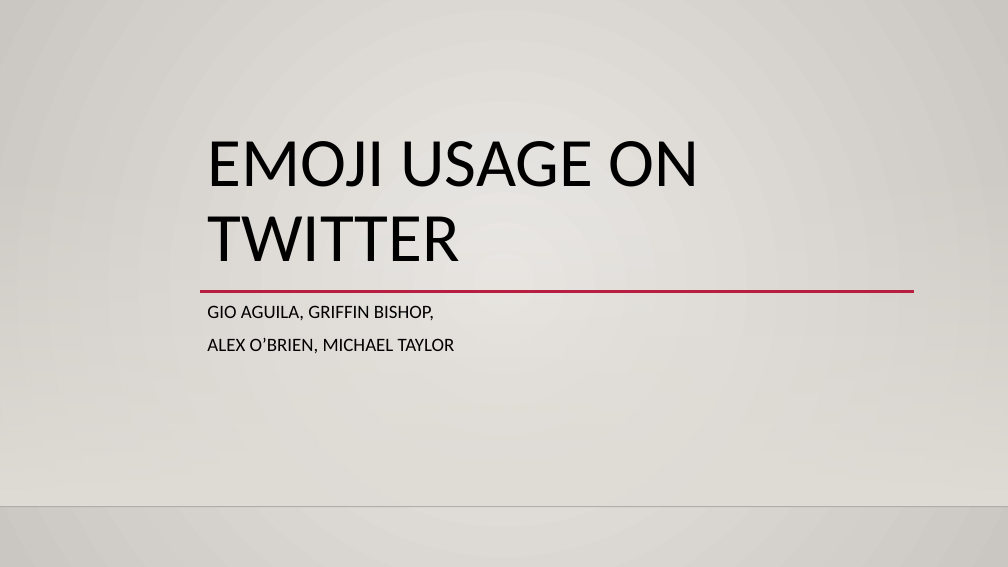
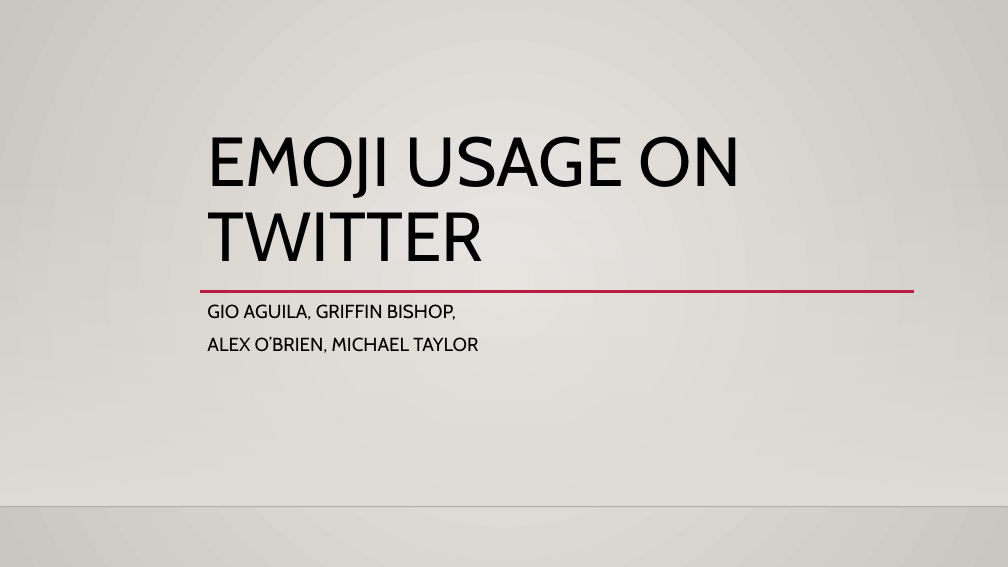
Before and after one commit to gr-b/DS3001-Case1, a slide deck: slide 1 of Case1.pptx. Drawn at 1008x567 pixels with LibreOffice and Linux fonts; fonts in the diff are those of the drawing; background and template pictures are left out. Boxes give left, top, right and bottom in pixels: in the first picture for what was removed or moved away, otherwise in the second. Text is boxed around its words. In the diff, an @@ line names an element or a change of style, - is before the commit and + after.

```diff
--- a/Case1.pptx
+++ b/Case1.pptx
@@ background gradient #ECEAE7 to #CAC7C1 to gradient #EBE9E6 to #C9C5C0 @@
@@ title "EMOJI USAGE ON TWITTER" at (207,136,741,261): font Calibri to Cabin @@
@@ subtitle "GIO AGUILA, GRIFFIN BISHOP," at (207,304,478,353): font Calibri to Cabin; less space between paragraphs @@
```
Also in this commit, not shown: 6 other slides changed, 2 other files.
